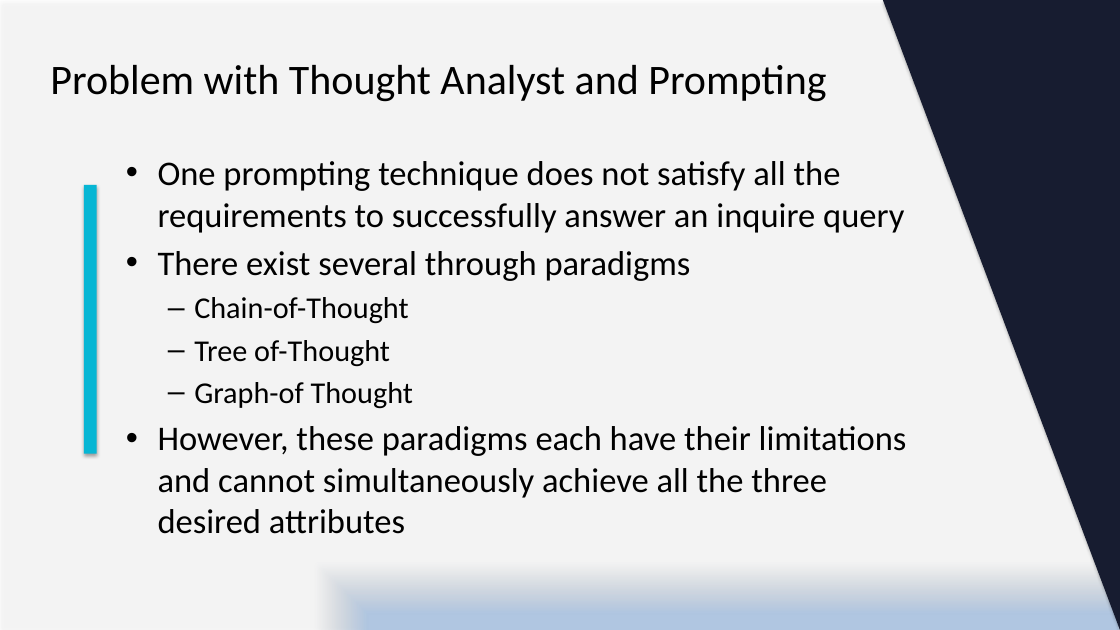
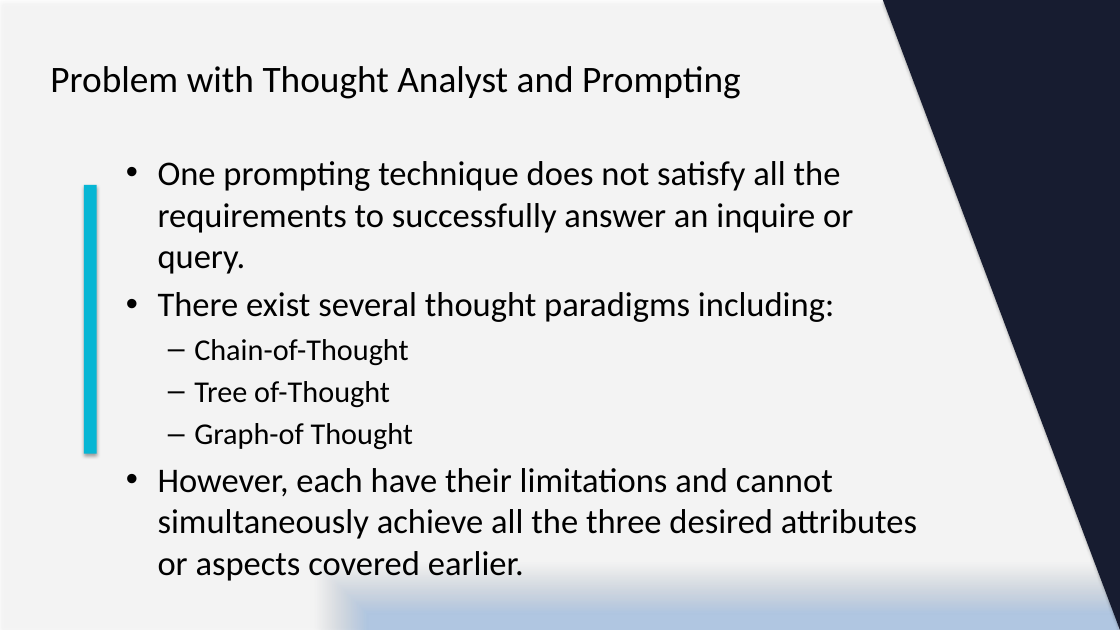
Before and after one commit to kafeiaulait-gif/HI-634-Assignment_2, a slide deck: slide 7 of slide_deck/Everything_of_Thoughts_Dynamic_Final.pptx (slide 4 before the commit). Drawn at 1120x630 pixels with LibreOffice and Linux fonts; fonts in the diff are those of the drawing. Boxes give left, top, right and bottom in pixels: in the first picture for what was removed or moved away, otherwise in the second. Text is boxed around its words. In the diff, an @@ line names an element or a change of style, - is before the commit and + after.

```diff
--- a/slide_deck/Everything_of_Thoughts_Dynamic_Final.pptx
+++ b/slide_deck/Everything_of_Thoughts_Dynamic_Final.pptx
@@ title "Problem with Thought Analyst and ..." at box(50, 66, 741, 99): size 36 to 32 pt @@
@@ text at box(158, 161, 853, 322): text changed @@
-• One prompting technique does not satisfy all the requirements to successfully answer an inquire query
-• There exist several through paradigms
+• One prompting technique does not satisfy all the requirements to successfully answer an inquire or query.
+• There exist several thought paradigms including:
@@ text at box(158, 468, 917, 581): text changed @@
-• However, these paradigms each have their limitations and cannot simultaneously achieve all the three desired attributes
+• However, each have their limitations and cannot simultaneously achieve all the three desired attributes or aspects covered earlier.
```
Also in this commit, not shown: 5 other slides changed, 14 slides added, 1 slide removed, 10 other files.
